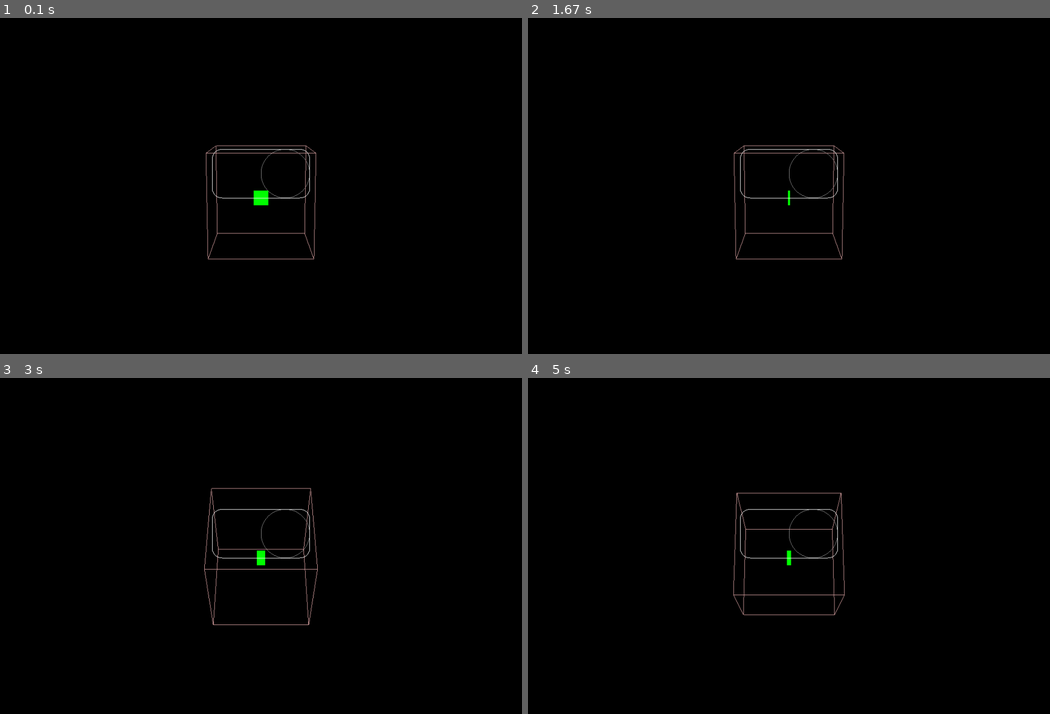
Above: before the commit, frames 1-4 (two rows, left to right).
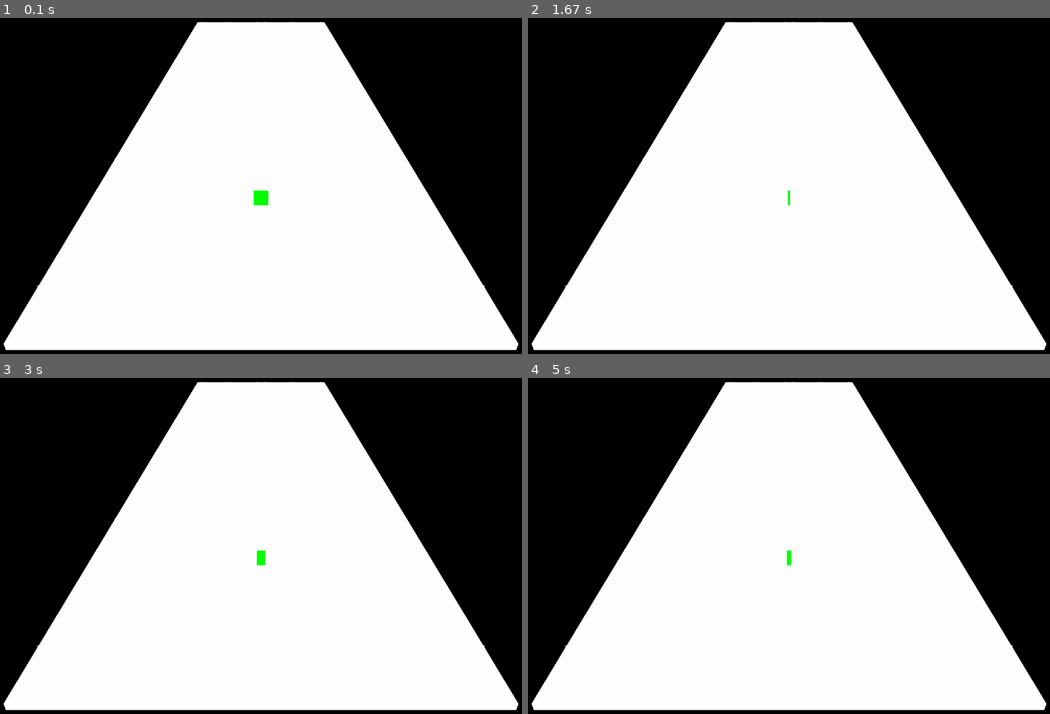
Above: after the commit, the same moments.

Repository: sakuya9t/PyMidiGame
Game: pygame game, started from ui/graph/__init__.py
Same seed, same stepped clock (60 frames per second), same inputs: the game is played once before the commit and once after it.
Inputs:
- Up to frame 1 (0.1 s): no input
- Up to frame 2 (1.67 s): tap Enter at 0.33, 1 s; tap Space at 0.67, 1.33 s
- Up to frame 3 (3 s): no input
- Up to frame 4 (5 s): no input

The runs differ from the first frame. In frame 1, 61% of the frame differs, in the area x 0-100%, y 1-99%; in frame 2, 61%; in frame 3, 61%; in frame 4, 61%.

Commit message:
make some opengl graph things

Diff:
--- a/midi/mp3play/__init__.py
+++ b/Mp3Player/__init__.py
@@ -3,7 +3,7 @@
 if os.name == 'nt':
     from .windows import AudioClip as _PlatformSpecificAudioClip
 else:
-    raise Exception("mp3play can't run on your operating system.")
+    raise Exception("Mp3Player can't run on your operating system.")
 
 def load(filename):
     """Return an AudioClip for the given filename."""
--- a/midi/MusicPlayer.py
+++ b/midi/MusicPlayer.py
@@ -1,6 +1,5 @@
-import midi.mp3play as mp3play
-
-clip = mp3play.load(r'C:\Users\sakuya\Music\AGA - Wonderful U.mp3')
+import Mp3Player
+clip = Mp3Player.load(r'C:\Users\sakuya\Music\Vicetone - Nevada (Original Mix).mp3')
 
 clip.play()
 
--- a/ui/graph/__init__.py
+++ b/ui/graph/__init__.py
@@ -5,17 +5,30 @@
 from OpenGL.GL import *
 from OpenGL.GLU import *
 
+# constants
+screen_size = (1024, 768)
+key_count = 32
+
+# game_board_specs
+game_board_left = -3
+game_board_top = -15
+game_board_right = 3
+game_board_bottom = 5
+game_board_width = 6
+game_board_height = 20
+
+game_board_before_key_height = 19
+game_board_after_key_height = 1
+
 # colors
-black = (0, 0, 0, 1)
+black = (0, 0, 0, 0.5)
 green = (0, 1, 0)
 white = (1, 1, 1)
-pink = (0.8, 0.6, 0.6)
+pink = (0.8, 0.6, 0.6, 0.5)
 grey = (0.5, 0.5, 0.5, 0.5)
-
-
-cubeVertices = ((1,1,1),(1,1,-1),(1,-1,-1),(1,-1,1),(-1,1,1),(-1,-1,-1),(-1,-1,1),(-1,1,-1))
-cubeEdges = ((0,1),(0,3),(0,4),(1,2),(1,7),(2,5),(2,3),(3,6),(4,6),(4,7),(5,6),(5,7))
-cubeQuads = ((0,3,6,4),(2,5,6,3),(1,2,5,7),(1,0,4,7),(7,4,6,5),(2,3,0,1))
+grey_75 = (0.25, 0.25, 0.25, 0.5)
+grey_25 = (0.75, 0.75, 0.75, 0.75)
+grey_5 = (0.95, 0.95, 0.95, 0.25)
 
 
 def draw_square():
@@ -35,6 +48,7 @@
     glPushMatrix()
     x, y, z = center
     glTranslatef(x, y, z)
+    glLineWidth(1)
     if filled:
         glBegin(GL_POLYGON)
     else:
@@ -52,11 +66,12 @@
         cent_x = x + r * math.cos(sa + math.pi / 2)
         cent_y = y + r * math.sin(sa + math.pi / 2)
         n = math.ceil(90 * arc / math.pi * 2)
-        for i in range(0, n+1):
+        for i in range(0, n + 1):
             ang = sa + arc * i / n
             next_x = cent_x + r * math.sin(ang)
             next_y = cent_y - r * math.cos(ang)
             glVertex3f(next_x, next_y, 0.0)
+
     if left > right:
         left, right = right, left
     if top > bottom:
@@ -74,27 +89,96 @@
 
 
 def draw_wire_cube():
+    edges = ((0, 1), (0, 3), (0, 4), (1, 2), (1, 7), (2, 5), (2, 3), (3, 6), (4, 6), (4, 7), (5, 6), (5, 7))
+    vertices = (
+        (3, 0.1, 5), (3, 0.1, -10), (3, 0, -10), (3, 0, 5), (-3, 0.1, 5), (-3, 0, -10), (-3, 0, 5), (-3, 0.1, -10))
     glColor3f(*pink)
     glBegin(GL_LINES)
-    for cubeEdge in cubeEdges:
+    for cubeEdge in edges:
         for cubeVertex in cubeEdge:
-            glVertex3fv(cubeVertices[cubeVertex])
-    glEnd()
-
-
-def draw_solid_cube():
-    glColor3f(*white)
+            glVertex3fv(vertices[cubeVertex])
+    glEnd()
+
+
+def draw_game_outer_surface():
+    vertices = (
+        (game_board_right, 0, game_board_bottom),
+        (game_board_right, 0, game_board_top),
+        (game_board_right, -0.1, game_board_top),
+        (game_board_right, -0.1, game_board_bottom),
+        (game_board_left, 0, game_board_bottom),
+        (game_board_left, -0.1, game_board_top),
+        (game_board_left, -0.1, game_board_bottom),
+        (game_board_left, 0, game_board_top))
+    surfaces = ({'v': (0, 3, 6, 4), 'color': grey_25},
+                {'v': (2, 5, 6, 3), 'color': grey_25},
+                {'v': (1, 2, 5, 7), 'color': grey_25},
+                {'v': (7, 4, 6, 5), 'color': grey_25},
+                {'v': (2, 3, 0, 1), 'color': grey_25},
+                {'v': (1, 0, 4, 7), 'color': grey_75})
     glBegin(GL_QUADS)
-    for cubeQuad in cubeQuads:
-        for cubeVertex in cubeQuad:
-            glVertex3fv(cubeVertices[cubeVertex])
-    glEnd()
-
-
-def init():
-    display = (1024, 768)
-    gluPerspective(45, (display[0] / display[1]), 0.1, 50.0)
-    glTranslatef(0.0, 0.0, -10)
+    for cubeQuad in surfaces:
+        glColor(*cubeQuad['color'])
+        for cubeVertex in cubeQuad['v']:
+            glVertex3fv(vertices[cubeVertex])
+    glEnd()
+    draw_key_bars()
+
+
+def draw_key_bars():
+    track_width = game_board_width / key_count
+    vertices = []
+    track_y_pos = 0.01
+    note_hit_height = game_board_bottom - game_board_after_key_height
+    vertices_horizon = [(game_board_left, track_y_pos, note_hit_height),
+                        (game_board_right, track_y_pos, note_hit_height)]
+    for i in range(1, key_count):
+        vertices.append((game_board_left + track_width * i, track_y_pos, game_board_top))
+        vertices.append((game_board_left + track_width * i, track_y_pos, game_board_bottom))
+    glColor(*grey_5)
+    glLineWidth(0.5)
+    glBegin(GL_LINES)
+    for i in range(len(vertices)):
+        glVertex3fv(vertices[i])
+    glEnd()
+    # note hit bar
+    glLineWidth(5)
+    glBegin(GL_LINES)
+    for v in vertices_horizon:
+        glVertex3fv(v)
+    glEnd()
+    glLineWidth(1)  # reset line width
+
+
+def draw_note(lane: int, note_length: int):
+    track_width = game_board_width / key_count
+    scale = (track_width, 0.3, 0.2)  # what does 1 means in each direction
+    offset = (game_board_left + lane * track_width, 0, 0)
+    vertices = [(0, 0, 0.3), (0, 0, note_length - 0.3), (0.2, 0, 0), (0.2, 0.2, 0.3), (0.2, 0.2, note_length - 0.3),
+                (0.2, 0, note_length), (0.8, 0, 0), (0.8, 0.2, 0.3), (0.8, 0.2, note_length - 0.3),
+                (0.8, 0, note_length), (1, 0, 0.3), (1, 0, note_length - 0.3)]
+    vertices = [(v[0] * scale[0] + offset[0], v[1] * scale[1] + offset[1], v[2] * scale[2] + offset[2])
+                for v in vertices]
+    edges = [(0, 1), (0, 2), (0, 3), (1, 4), (1, 5), (2, 3), (3, 4), (4, 5),
+             (2, 6), (3, 7), (4, 8), (5, 9), (6, 7), (7, 8), (8, 9), (6, 10),
+             (7, 10), (8, 11), (9, 11), (10, 11)]
+    squares = [(0, 1, 4, 3), (2, 3, 7, 6), (3, 4, 8, 7), (4, 5, 9, 8), (7, 8, 11, 10)]
+    triangles = [(0, 2, 3), (1, 4, 5), (6, 7, 10), (8, 9, 11)]
+    glColor(*pink)
+    glPushMatrix()
+    materialColor = (1, 0, 0, 0)
+    glMaterialfv(GL_FRONT_AND_BACK, GL_AMBIENT_AND_DIFFUSE, materialColor)
+    glBegin(GL_QUADS)
+    for quad in squares:
+        for cubeVertex in quad:
+            glVertex3fv(vertices[cubeVertex])
+    glEnd()
+    glBegin(GL_TRIANGLES)
+    for tri in triangles:
+        for cubeVertex in tri:
+            glVertex3fv(vertices[cubeVertex])
+    glEnd()
+    glPopMatrix()
 
 
 def resize(width, height):
@@ -110,12 +194,22 @@
     glLoadIdentity()
 
 
+def init():
+    display = screen_size
+    gluPerspective(45, (display[0] / display[1]), 0.1, 50.0)
+    glTranslatef(0.0, 0.0, -10)
+
+    glEnable(GL_LIGHTING)
+    glEnable(GL_LIGHT0)
+    glEnable(GL_COLOR_MATERIAL)
+    glColorMaterial(GL_FRONT, GL_AMBIENT_AND_DIFFUSE)
+
+
 def main():
     pg.init()
-    display = (1024, 768)
     state = 0
     deg = 0
-    pg.display.set_mode(display, pg.DOUBLEBUF | pg.OPENGL)
+    pg.display.set_mode(screen_size, pg.DOUBLEBUF | pg.OPENGL)
     init()
 
     while True:
@@ -128,26 +222,39 @@
                 pg.display.quit()
                 pg.display.init()
                 if state == 0:
-                    pg.display.set_mode(display, 0)
+                    pg.display.set_mode(screen_size, 0)
                 else:
-                    pg.display.set_mode(display, pg.DOUBLEBUF | pg.OPENGL)
+                    pg.display.set_mode(screen_size, pg.DOUBLEBUF | pg.OPENGL)
                     init()
                 state = 1 - state
 
         if state == 0:
+            glPushMatrix()
+            glTranslatef(0, 0, 4)
+            glLight(GL_LIGHT0, GL_POSITION, (0, 2, 1, 1))
+            glLightfv(GL_LIGHT0, GL_DIFFUSE, (0.6, 0.6, 0.6, 1))
+            glLightfv(GL_LIGHT0, GL_AMBIENT, (1, 1, 1, 1))
+            glPopMatrix()
+
             deg = (deg + 1) % 360
             glClear(GL_COLOR_BUFFER_BIT | GL_DEPTH_BUFFER_BIT)
-            draw_circle(1, (1, 1, -10), filled=False, color=grey)
+            # draw game board
             glPushMatrix()
-            glRotatef(deg, 1, 0, 0)
-            draw_wire_cube()
+            glTranslatef(0, 0.8, 0)
+            glRotatef(30, 1, 0, 0)
+            draw_game_outer_surface()
+            draw_note(0, note_length=1)
+            draw_note(7, note_length=2)
+            draw_note(30, note_length=5)
             glPopMatrix()
+            # draw game board end
             glPushMatrix()
             glRotatef(deg, 0, 1, 0)
             glTranslatef(0.15, 0.15, 0)
             draw_square()
             glPopMatrix()
-            draw_rounded_rectangle(1, 0, -1, 1, 0.2, color=white, filled=False)
+            # draw_rounded_rectangle(1, 0, -1, 1, 0.2, color=white, filled=True)
+            # draw_circle(1, (1, 1, -10), filled=False, color=black)
         pg.display.flip()
         pg.time.wait(10)
 
Not shown, added: Mp3Player/readme.txt
Renamed: midi/mp3play/windows.py -> Mp3Player/windows.py
Not shown, removed: midi/mp3play/readme.txt
